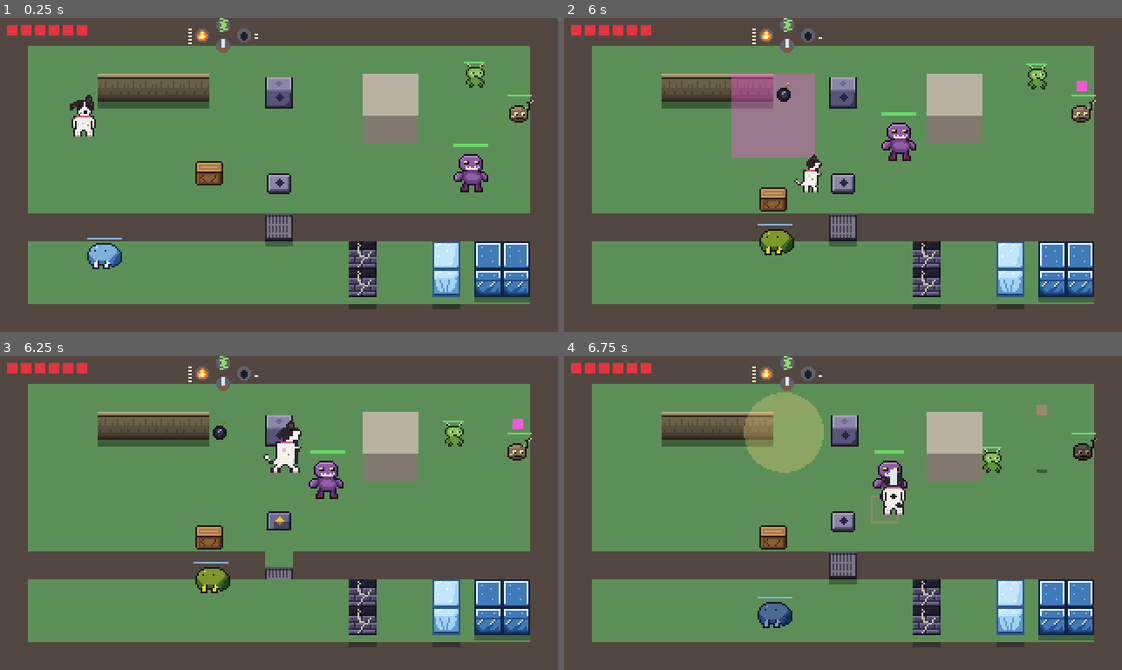
Above: before the commit, frames 1-4 (two rows, left to right).
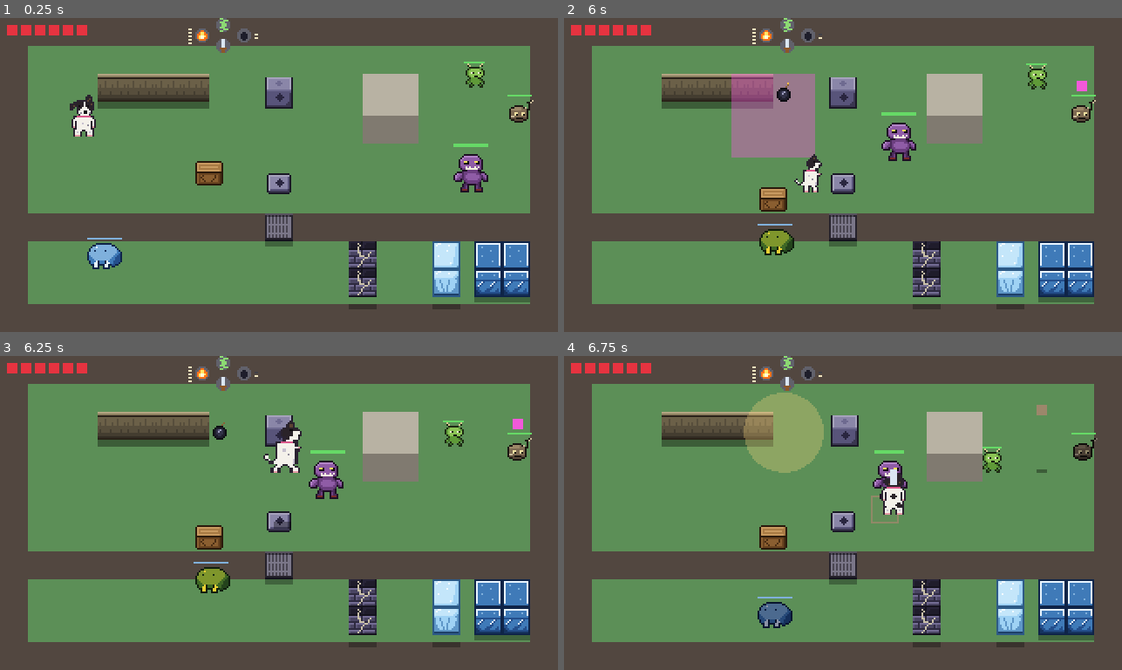
Above: after the commit, the same moments.

Repository: marcelozorza/Alttp2
Game: Godot game, scene res://world/test_room.tscn
The game is run twice, just before and just after one commit, with the same random seed, the same clock (stepped at 60 frames per second) and the same inputs. This scene is started directly instead of the project's main scene.
Inputs (mouse positions are in pixels of both pictures, inside the frame that each line leads up to):
- Up to frame 1 (0.25 s): no input
- Up to frame 2 (6 s): move the mouse to (965, 159) at 0.52 s; hold D (move_right) 0.53-1.28 s; tap J (attack) at 0.6, 3.6 s; click (965, 159) at 0.67 s; tap Space (jump) at 0.77, 1.52, 3.02, 3.77, 4.52 s; move the mouse to (731, 190) at 1.27 s; hold S (move_down) 1.28-2.03 s; tap Shift (lock_facing) at 1.35, 4.35 s; move the mouse to (898, 105) at 2.02 s; hold D (move_right) 2.03-2.78 s; tap L (use_bomb) at 2.1, 5.1 s; move the mouse to (815, 237) at 2.77 s; hold W (move_up) 2.78-3.53 s; tap K (use_fire) at 2.85, 5.85 s; click (815, 237) at 2.92 s; move the mouse to (1010, 222) at 3.52 s; hold A (move_left) 3.53-5.03 s; tap Escape (pause) at 4.15 s; move the mouse to (675, 127) at 4.27 s; move the mouse to (870, 175) at 5.02 s; hold S (move_down) 5.03-5.78 s; click (870, 175) at 5.17 s; move the mouse to (759, 96) at 5.77 s; hold D (move_right) from 5.78 s (still down)
- Up to frame 3 (6.25 s): keep holding D (move_right); tap Space (jump) at 6.02 s
- Up to frame 4 (6.75 s): move the mouse to (965, 497) at 6.52 s; release D (move_right) at 6.53 s; hold W (move_up) from 6.53 s (still down); tap J (attack) at 6.6 s

Frames 1-2 are identical in both runs. In frame 3, 0.6% of the frame differs, in the area x 47-53%, y 50-73%; in frame 4, nothing differs.

Commit message:
Revisão do código e verificação automática no GitHub
Correções da revisão completa:
- O menu de pausa não abre com o personagem sem vida, então a tela de
  derrota sempre aparece. Antes, pausar nos 0,9 s entre a queda e a tela
  deixava o personagem morto sem saída.
- A grade que fecha com alguém na passagem só volta a ser sólida quando a
  passagem esvazia, em vez de prender o corpo nas barras.
- O interruptor não conta o personagem no ar: pular por cima não abre e
  fecha a grade.
- No treino, as ferramentas iniciais entram sem o som de item.
- Os interruptores ficam numa camada própria (Switches), em vez de
  escaparem da limpeza dos efeitos do chão por exceção.
- DoorArt junta o tremor e a porta que afunda, antes copiados na porta
  trancada, na grade, nos bloqueios e na entrada do mundo. A grade passa a
  ser um Obstacle.
- Hit.factor e Hit.player_in_reach juntam a tabela de multiplicadores e a
  busca do personagem no bote, antes copiadas no inimigo e no chefe. A
  sentinela deixa de copiar o desenho do chefe: só troca as texturas.
- FloorSwitch.sync_gates junta a regra das grades, antes copiada na sala
  de teste.
- O conferidor não quebra com uma grade citada em BLOCKS e ausente do mapa,
  e guarda as casas de cada grade em vez de varrer o mapa a cada passada.

Verificação automática: .github/workflows/verificar.yml roda gdformat,
gdlint, o conferidor dos quatro capítulos e o teste de fumaça no Godot
4.7.2 a cada push e pull request. tools/run_smoke_test.sh roda o teste com
--fixed-fps 60, que avança o tempo sem esperar o relógio (10 s em vez de
10 min, mesmo resultado), e falha com SCRIPT ERROR, erro do motor ou teste
sem fim.

Co-Authored-By: Claude Fable 5.1 <noreply@anthropic.com>
Claude-Session: https://claude.ai/code/session_016s7NevSgZhoYUZ8ynYMumd

Diff:
--- a/combat/hit.gd
+++ b/combat/hit.gd
@@ -11,3 +11,38 @@
 ## Diz se o golpe é fogo, comum ou forte.
 static func is_fire(kind: Kind) -> bool:
 	return kind == Kind.FIRE or kind == Kind.STRONG_FIRE
+
+
+## Multiplicador de dano de um alvo para o tipo de golpe, a partir dos
+## multiplicadores dele. A onda de choque nunca fere inimigos.
+static func factor(kind: Kind, sword: int, fire: int, strong_fire: int, blast: int) -> int:
+	match kind:
+		Kind.FIRE:
+			return fire
+		Kind.STRONG_FIRE:
+			return strong_fire
+		Kind.BLAST:
+			return blast
+		Kind.SHOCKWAVE:
+			return 0
+	return sword
+
+
+## Personagem dentro da área de ataque de um corpo, ou null: a base do corpo
+## com uma margem de 2 px em volta. Serve para o bote dos inimigos e a
+## investida dos chefes.
+static func player_in_reach(
+	body: PhysicsBody2D, base: CollisionShape2D, reach: RectangleShape2D
+) -> Player:
+	var base_shape := base.shape as RectangleShape2D
+	reach.size = base_shape.size + Vector2(4.0, 4.0)
+	var query := PhysicsShapeQueryParameters2D.new()
+	query.shape = reach
+	query.transform = Transform2D(0.0, base.global_position)
+	var excluded: Array[RID] = [body.get_rid()]
+	query.exclude = excluded
+	for result: Dictionary in body.get_world_2d().direct_space_state.intersect_shape(query):
+		var target := result["collider"] as Player
+		if target:
+			return target
+	return null
--- a/enemies/boss.gd
+++ b/enemies/boss.gd
@@ -277,31 +277,14 @@
 ## Durante a investida, procura o personagem numa área um pouco maior que a
 ## base. Uma investida acerta no máximo uma vez.
 func _check_charge_hit() -> void:
-	var base_shape := _base.shape as RectangleShape2D
-	_hurt_shape.size = base_shape.size + Vector2(4.0, 4.0)
-	var query := PhysicsShapeQueryParameters2D.new()
-	query.shape = _hurt_shape
-	query.transform = Transform2D(0.0, _base.global_position)
-	var excluded: Array[RID] = [get_rid()]
-	query.exclude = excluded
-	for result: Dictionary in get_world_2d().direct_space_state.intersect_shape(query):
-		var target := result["collider"] as Player
-		if target:
-			target.take_hit(charge_damage, _charge_direction)
-			_charge_landed = true
+	var target := Hit.player_in_reach(self, _base, _hurt_shape)
+	if target:
+		target.take_hit(charge_damage, _charge_direction)
+		_charge_landed = true
 
 
 func _factor(kind: Hit.Kind) -> int:
-	match kind:
-		Hit.Kind.FIRE:
-			return fire_factor
-		Hit.Kind.STRONG_FIRE:
-			return strong_fire_factor
-		Hit.Kind.BLAST:
-			return blast_factor
-		Hit.Kind.SHOCKWAVE:
-			return 0
-	return sword_factor
+	return Hit.factor(kind, sword_factor, fire_factor, strong_fire_factor, blast_factor)
 
 
 ## Desenho da casca: de gelo comum, de gelo grosso ou de pedra.
--- a/enemies/enemy.gd
+++ b/enemies/enemy.gd
@@ -262,18 +262,10 @@
 ## Durante o bote, procura o personagem numa área um pouco maior que a base.
 ## Um bote acerta no máximo uma vez.
 func _check_lunge_hit() -> void:
-	var base_shape := _base.shape as RectangleShape2D
-	_hurt_shape.size = base_shape.size + Vector2(4.0, 4.0)
-	var query := PhysicsShapeQueryParameters2D.new()
-	query.shape = _hurt_shape
-	query.transform = Transform2D(0.0, _base.global_position)
-	var excluded: Array[RID] = [get_rid()]
-	query.exclude = excluded
-	for result: Dictionary in get_world_2d().direct_space_state.intersect_shape(query):
-		var target := result["collider"] as Player
-		if target:
-			target.take_hit(damage, _lunge_direction)
-			_lunge_landed = true
+	var target := Hit.player_in_reach(self, _base, _hurt_shape)
+	if target:
+		target.take_hit(damage, _lunge_direction)
+		_lunge_landed = true
 
 
 ## Joga só quem tem granada, depois da espera desde a última, longe o bastante
@@ -330,16 +322,7 @@
 
 
 func _factor(kind: Hit.Kind) -> int:
-	match kind:
-		Hit.Kind.FIRE:
-			return fire_factor
-		Hit.Kind.STRONG_FIRE:
-			return strong_fire_factor
-		Hit.Kind.BLAST:
-			return blast_factor
-		Hit.Kind.SHOCKWAVE:
-			return 0
-	return sword_factor
+	return Hit.factor(kind, sword_factor, fire_factor, strong_fire_factor, blast_factor)
 
 
 ## Amarelo piscando na preparação do bote e da granada, vermelho no bote, mais
--- a/enemies/sentinel.gd
+++ b/enemies/sentinel.gd
@@ -63,35 +63,16 @@
 		_frost = true
 
 
-## O desenho mostra a camada de fora: armadura, gelo ou núcleo quente. Amarelo
-## piscando no aviso de cada ataque, mais escuro parado depois de atacar, branco
-## ao levar dano e cinza quando o golpe não o afeta. Antes de a armadura voltar,
-## ela pisca por cima do núcleo.
-func _draw() -> void:
-	var now := Engine.get_physics_frames()
-	var elapsed := now - _state_tick
-	var tint := Color.WHITE
-	var shake := Vector2.ZERO
-	match _state:
-		State.SLAM_WINDUP, State.CHARGE_WINDUP:
-			var blink := posmod(elapsed, 8) < 4
-			shake = Vector2(1.0 if blink else -1.0, 0.0)
-			if blink:
-				tint = WINDUP_COLOR
-		State.SLAM_RECOVER, State.CHARGE_RECOVER:
-			tint = RECOVER_TINT
-	if now - _hit_tick < FLASH_TICKS:
-		tint = HIT_TINT
-	elif now - _immune_tick < FLASH_TICKS:
-		tint = IMMUNE_COLOR
-	var texture := ARMOR_TEXTURE
-	if not _shell:
-		texture = FROST_TEXTURE if _frost else HOT_CORE_TEXTURE
-		var regrow_in := GameMath.ticks(shell_regrow_time) - (now - _shell_break_tick)
-		if regrow_in <= GameMath.ticks(REGROW_WARNING_TIME) and posmod(regrow_in, 8) < 4:
-			texture = ARMOR_TEXTURE
-	draw_texture(texture, TEXTURE_OFFSET + shake, tint)
-	var width := float(texture.get_width())
-	var bar_width := width * float(maxi(health, 0)) / max_health
-	var bar_position := TEXTURE_OFFSET + shake + Vector2(0.0, -4.0)
-	draw_rect(Rect2(bar_position, Vector2(bar_width, 2.0)), HEALTH_COLOR)
+## O desenho mostra a camada de fora: a armadura enquanto fechada, e por
+## baixo o gelo ou o núcleo quente. O resto do desenho (avisos, dano, a
+## armadura piscando antes de voltar) é o do chefe comum.
+func _shell_texture() -> Texture2D:
+	return ARMOR_TEXTURE
+
+
+func _core_texture() -> Texture2D:
+	return FROST_TEXTURE if _frost else HOT_CORE_TEXTURE
+
+
+func _texture_offset(_texture: Texture2D) -> Vector2:
+	return TEXTURE_OFFSET
--- a/objects/floor_switch.gd
+++ b/objects/floor_switch.gd
@@ -5,8 +5,8 @@
 ## bloco pesado para em cima dele: o bloco trava no lugar e o losango acende.
 ## É o mecanismo do bloco pesado sobre o interruptor.
 ##
-## A origem fica no centro da casa. Ele fica na camada dos efeitos do chão
-## (FloorEffects), acima do chão e abaixo dos objetos.
+## A origem fica no centro da casa. Ele fica numa camada própria (Switches),
+## acima do chão e abaixo dos objetos. Pular por cima não o pressiona.
 
 signal changed(pressed: bool)
 
@@ -35,7 +35,7 @@
 	var now_pressed := false
 	for body: Node2D in get_overlapping_bodies():
 		if body is Player:
-			now_pressed = true
+			now_pressed = now_pressed or not (body as Player).is_airborne()
 		elif body is HeavyBlock:
 			var block := body as HeavyBlock
 			var seat := global_position + BLOCK_OFFSET
@@ -52,3 +52,13 @@
 
 func _draw() -> void:
 	draw_texture(PRESSED_TEXTURE if pressed else TEXTURE, Vector2(-8.0, -8.0))
+
+
+## As grades de uma sala abrem enquanto algum interruptor dela está
+## pressionado. Recebe os interruptores e as grades da sala.
+static func sync_gates(switches: Array, gates: Array) -> void:
+	var any_pressed := false
+	for switch: FloorSwitch in switches:
+		any_pressed = any_pressed or switch.pressed
+	for gate: SwitchDoor in gates:
+		gate.set_open(any_pressed)
--- /dev/null
+++ b/obstacles/door_art.gd
@@ -0,0 +1,33 @@
+class_name DoorArt
+## Desenho compartilhado das portas e dos bloqueios: o tremor do golpe errado
+## e a porta que afunda no chão casa por casa, usados pela porta trancada, pela
+## grade e pelos bloqueios de parede.
+
+## Ticks em que um bloqueio treme ao receber um golpe que não o afeta.
+const SHAKE_TICKS := 8
+
+
+## Deslocamento do tremor, contado do tick do golpe. Zero depois do tremor.
+static func shake_offset(shake_tick: int) -> Vector2:
+	var elapsed := Engine.get_physics_frames() - shake_tick
+	if elapsed < 0 or elapsed >= SHAKE_TICKS:
+		return Vector2.ZERO
+	return Vector2(1.0 if posmod(elapsed, 4) < 2 else -1.0, 0.0)
+
+
+## Desenha a textura de uma casa repetida por toda a área, mostrando só a
+## fração de cima dada por height, de 0 a 1, como se o resto estivesse
+## afundado no chão.
+static func draw_sunk(
+	canvas: CanvasItem, texture: Texture2D, size: Vector2, height: float, offset: Vector2
+) -> void:
+	if height <= 0.0:
+		return
+	var tile := float(ChapterMap.TILE)
+	var visible_height := tile * minf(height, 1.0)
+	var source := Rect2(0.0, 0.0, tile, visible_height)
+	for y: int in int(size.y / tile):
+		for x: int in int(size.x / tile):
+			var cell := Vector2(x, y) * tile + offset
+			var target := Rect2(cell + Vector2(0.0, tile - visible_height), source.size)
+			canvas.draw_texture_rect_region(texture, target, source)
--- a/obstacles/locked_door.gd
+++ b/obstacles/locked_door.gd
@@ -9,7 +9,6 @@
 ## A origem fica no canto superior esquerdo. O construtor do mapa define o
 ## tamanho antes de adicionar a porta à cena.
 
-const SHAKE_TICKS := 8
 ## Ticks entre duas tremidas, para a porta não tremer sem parar com o
 ## personagem encostado.
 const SHAKE_COOLDOWN_TICKS := 30
@@ -56,7 +55,7 @@
 			var player := body as Player
 			if player:
 				_try_open(player, now)
-	var shaking := now - _shake_tick <= SHAKE_TICKS
+	var shaking := now - _shake_tick <= DoorArt.SHAKE_TICKS
 	if shaking or (opened and now - _open_tick <= OPEN_TICKS):
 		queue_redraw()
 
@@ -85,15 +84,4 @@
 		sink = 1.0 - float(Engine.get_physics_frames() - _open_tick) / OPEN_TICKS
 		if sink <= 0.0:
 			return
-	var offset := Vector2.ZERO
-	var elapsed := Engine.get_physics_frames() - _shake_tick
-	if elapsed < SHAKE_TICKS:
-		offset.x = 1.0 if posmod(elapsed, 4) < 2 else -1.0
-	var tile := float(ChapterMap.TILE)
-	for y: int in int(size.y / tile):
-		for x: int in int(size.x / tile):
-			var cell := Vector2(x, y) * tile + offset
-			var visible_height := tile * sink
-			var source := Rect2(0.0, 0.0, tile, visible_height)
-			var target := Rect2(cell + Vector2(0.0, tile - visible_height), source.size)
-			draw_texture_rect_region(texture, target, source)
+	DoorArt.draw_sunk(self, texture, size, sink, DoorArt.shake_offset(_shake_tick))
--- a/obstacles/obstacle.gd
+++ b/obstacles/obstacle.gd
@@ -7,8 +7,6 @@
 ## tamanho antes de adicionar o bloqueio à cena. Como as paredes, o bloqueio
 ## projeta uma sombra curta no chão ao sul.
 
-## Ticks em que o bloqueio treme ao receber um golpe que não o afeta.
-const SHAKE_TICKS := 8
 ## Ticks de animação depois que o bloqueio é removido.
 const CLEAR_ANIMATION_TICKS := 30
 ## Sombra no chão ao sul, a mesma das paredes.
@@ -52,7 +50,7 @@
 	if cleared and not _opened and _ticks_since_clear() >= _open_delay():
 		_opened = true
 		_shape.set_deferred("disabled", true)
-	var shaking := Engine.get_physics_frames() - _shake_tick <= SHAKE_TICKS
+	var shaking := Engine.get_physics_frames() - _shake_tick <= DoorArt.SHAKE_TICKS
 	if shaking or (cleared and _ticks_since_clear() <= CLEAR_ANIMATION_TICKS):
 		queue_redraw()
 
@@ -74,10 +72,7 @@
 
 ## Deslocamento do tremor, para os desenhos das subclasses.
 func _shake_offset() -> Vector2:
-	var elapsed := Engine.get_physics_frames() - _shake_tick
-	if elapsed >= SHAKE_TICKS:
-		return Vector2.ZERO
-	return Vector2(1.0 if posmod(elapsed, 4) < 2 else -1.0, 0.0)
+	return DoorArt.shake_offset(_shake_tick)
 
 
 func _ticks_since_clear() -> int:
--- a/obstacles/switch_door.gd
+++ b/obstacles/switch_door.gd
@@ -1,35 +1,22 @@
 class_name SwitchDoor
-extends StaticBody2D
+extends Obstacle
 ## Grade de ferro. Nenhuma ferramenta a abre: qualquer golpe só a faz tremer.
 ## Ela abre enquanto um interruptor da mesma sala estiver pressionado, e de
 ## vez quando um bloco pesado trava num interruptor. Ao abrir, afunda no chão
-## como a porta trancada, e ao fechar volta a subir.
+## como a porta trancada, e ao fechar volta a subir. Fechando com alguém na
+## passagem, ela só volta a ser sólida quando a passagem esvazia, para não
+## prender ninguém dentro das barras.
 ##
 ## A origem fica no canto superior esquerdo. O construtor do mapa define o
 ## tamanho antes de adicionar a grade à cena.
 
 const TEXTURE := preload("res://art/gate_door.svg")
-const SHAKE_TICKS := 8
 const MOVE_TICKS := 12
-const SHADOW_COLOR := Color(0.0, 0.0, 0.0, 0.3)
-const SHADOW_HEIGHT := 3.0
-
-## Tamanho em pixels.
-@export var size := Vector2(16.0, 16.0)
 
 var open := false
 
-var _shape := CollisionShape2D.new()
 var _move_tick := -1000
-var _shake_tick := -1000
-
-
-func _ready() -> void:
-	var rectangle := RectangleShape2D.new()
-	rectangle.size = size
-	_shape.shape = rectangle
-	_shape.position = size / 2.0
-	add_child(_shape)
+var _closing := false
 
 
 func set_open(value: bool) -> void:
@@ -37,43 +24,49 @@
 		return
 	open = value
 	_move_tick = Engine.get_physics_frames()
-	_shape.set_deferred("disabled", open)
+	_closing = not open
+	if open:
+		_shape.set_deferred("disabled", true)
 	Sfx.play(&"door_unlock" if open else &"bump")
 	queue_redraw()
 
 
-## Golpes não afetam a grade: ela só treme.
-func take_hit(_amount: int, _direction: Vector2, _kind := Hit.Kind.SWORD) -> void:
+## Aberta, a grade não reage a golpes. Fechada, só treme, como todo bloqueio
+## com o golpe errado.
+func take_hit(amount: int, direction: Vector2, kind := Hit.Kind.SWORD) -> void:
 	if open:
 		return
-	_shake_tick = Engine.get_physics_frames()
-	Sfx.play(&"deny")
-	queue_redraw()
+	super(amount, direction, kind)
 
 
-func _physics_process(_delta: float) -> void:
-	var now := Engine.get_physics_frames()
-	if now - _shake_tick <= SHAKE_TICKS or now - _move_tick <= MOVE_TICKS:
+func _physics_process(delta: float) -> void:
+	super(delta)
+	if _closing and not _occupied():
+		_closing = false
+		_shape.disabled = false
+	if Engine.get_physics_frames() - _move_tick <= MOVE_TICKS:
 		queue_redraw()
+
+
+## Nenhum golpe abre a grade.
+func _opens_with(_kind: Hit.Kind) -> bool:
+	return false
+
+
+## Diz se algum corpo está na passagem da grade.
+func _occupied() -> bool:
+	var query := PhysicsShapeQueryParameters2D.new()
+	query.shape = _shape.shape
+	query.transform = Transform2D(0.0, global_position + size / 2.0)
+	var excluded: Array[RID] = [get_rid()]
+	query.exclude = excluded
+	return not get_world_2d().direct_space_state.intersect_shape(query, 1).is_empty()
 
 
 ## Desenha a grade casa por casa. Aberta, ela fica afundada no chão.
 func _draw() -> void:
 	var progress := minf(float(Engine.get_physics_frames() - _move_tick) / MOVE_TICKS, 1.0)
 	var height := 1.0 - progress if open else progress
-	if height <= 0.0:
-		return
 	if height >= 1.0:
-		draw_rect(Rect2(Vector2(0.0, size.y), Vector2(size.x, SHADOW_HEIGHT)), SHADOW_COLOR)
-	var offset := Vector2.ZERO
-	var elapsed := Engine.get_physics_frames() - _shake_tick
-	if elapsed < SHAKE_TICKS:
-		offset.x = 1.0 if posmod(elapsed, 4) < 2 else -1.0
-	var tile := float(ChapterMap.TILE)
-	for y: int in int(size.y / tile):
-		for x: int in int(size.x / tile):
-			var cell := Vector2(x, y) * tile + offset
-			var visible_height := tile * height
-			var source := Rect2(0.0, 0.0, tile, visible_height)
-			var target := Rect2(cell + Vector2(0.0, tile - visible_height), source.size)
-			draw_texture_rect_region(TEXTURE, target, source)
+		_draw_shadow()
+	DoorArt.draw_sunk(self, TEXTURE, size, height, _shake_offset())
--- a/player/player.gd
+++ b/player/player.gd
@@ -328,6 +328,11 @@
 	return _z > 0.0 or _z_velocity > 0.0
 
 
+## Sem vida, caído, à espera da tela de derrota.
+func is_dead() -> bool:
+	return _state == State.DEAD
+
+
 ## Recebe a batida de outro corpo. Uma batida forte arremessa o personagem,
 ## a menos que ele esteja caído, caso em que só muda de embalo.
 func add_impact_velocity(delta_velocity: Vector2) -> void:
--- a/tools/smoke_test.gd
+++ b/tools/smoke_test.gd
@@ -2,7 +2,15 @@
 ## Teste de fumaça, rodado pelo Godot sem tela:
 ##
 ##     godot --headless --path . --import
-##     godot --headless --path . res://tools/smoke_test.tscn
+##     godot --headless --fixed-fps 60 --path . res://tools/smoke_test.tscn
+##
+## Ou, com as mesmas conferências de erro que o GitHub faz a cada push:
+##
+##     sh tools/run_smoke_test.sh [caminho do godot]
+##
+## O --fixed-fps 60 avança o tempo do jogo sem esperar o relógio: o teste
+## leva uns 10 s em vez de 10 min, com o mesmo resultado, porque tudo roda
+## em ticks de física.
 ##
 ## Roda como cena, e não com -s, porque só assim os autoloads Music e Sfx
 ## existem. O teste fica na raiz e põe outro nó como cena atual, para que as
--- a/ui/pause_menu.gd
+++ b/ui/pause_menu.gd
@@ -6,7 +6,8 @@
 ## capítulo. No mundo e na sala de teste, sair leva ao menu de título.
 ##
 ## Não abre enquanto outra tela, como a de fim ou a de derrota, estiver com o
-## jogo parado.
+## jogo parado, nem com o personagem sem vida, para a tela de derrota poder
+## aparecer.
 
 ## Texto do botão de sair.
 @export var exit_text := "Sair do capítulo"
@@ -33,7 +34,7 @@
 		return
 	if visible:
 		resume()
-	elif not get_tree().paused:
+	elif not get_tree().paused and not _player_is_dead():
 		open()
 
 
@@ -42,6 +43,11 @@
 	visible = true
 	Sfx.play(&"menu_confirm")
 	_buttons[0].grab_focus()
+
+
+func _player_is_dead() -> bool:
+	var player := get_tree().get_first_node_in_group("player") as Player
+	return player != null and player.is_dead()
 
 
 func resume() -> void:
--- a/world/chapter/chapter.gd
+++ b/world/chapter/chapter.gd
@@ -89,6 +89,7 @@
 @onready var _map_view: MapView = $MapView
 @onready var _walls: StaticBody2D = $Walls
 @onready var _obstacles: Node2D = $Obstacles
+@onready var _switches: Node2D = $Switches
 @onready var _floor_effects: Node2D = $FloorEffects
 @onready var _objects: Node2D = $Objects
 @onready var _camera: Camera2D = $Camera
@@ -113,8 +114,10 @@
 			if Progress.was_opened(data.number, chest.location_id):
 				chest.open_silently()
 	else:
+		var tools := 0
 		for id: int in data.starting_tools:
-			_player.give_item(id)
+			tools |= Item.bit(id)
+		_player.restore(tools, _player.max_health)
 	_player.respawned.connect(_on_player_respawned)
 	_camera.make_current()
 	_enter_room(_room_of(_player.global_position))
@@ -188,7 +191,7 @@
 		switch.position = center
 		var room := _room_of_cell(cell)
 		switch.changed.connect(_on_switch_changed.bind(room))
-		_floor_effects.add_child(switch)
+		_switches.add_child(switch)
 		var switches: Array = _room_switches.get(room, [])
 		switches.append(switch)
 		_room_switches[room] = switches
@@ -245,11 +248,7 @@
 ## As grades de uma sala abrem enquanto algum interruptor dela está
 ## pressionado.
 func _on_switch_changed(_pressed: bool, room: Rect2i) -> void:
-	var any_pressed := false
-	for switch: FloorSwitch in _room_switches.get(room, []):
-		any_pressed = any_pressed or switch.pressed
-	for gate: SwitchDoor in _room_gates.get(room, []):
-		gate.set_open(any_pressed)
+	FloorSwitch.sync_gates(_room_switches.get(room, []), _room_gates.get(room, []))
 
 
 func _register(actor: Node, cell: Vector2i) -> void:
@@ -277,11 +276,10 @@
 		actor.call("set_active", active)
 
 
-## Apaga as marcas no chão, como a área da granada. Os interruptores ficam.
+## Apaga as marcas no chão, como a área da granada.
 func _clear_floor_effects() -> void:
 	for effect: Node in _floor_effects.get_children():
-		if not effect is FloorSwitch:
-			effect.queue_free()
+		effect.queue_free()
 
 
 func _on_player_respawned() -> void:
--- a/world/chapter/chapter.tscn
+++ b/world/chapter/chapter.tscn
@@ -16,6 +16,8 @@
 [node name="Walls" type="StaticBody2D" parent="."]
 
 [node name="Obstacles" type="Node2D" parent="."]
+
+[node name="Switches" type="Node2D" parent="."]
 
 [node name="FloorEffects" type="Node2D" parent="." groups=["floor_effects"]]
 
--- a/world/overworld/entrance.gd
+++ b/world/overworld/entrance.gd
@@ -19,7 +19,6 @@
 ## Quanto o desenho sobe acima da origem.
 const ART_ABOVE := 8.0
 const GATE_OFFSET := Vector2(10.0, 7.0)
-const SHAKE_TICKS := 8
 const SHAKE_COOLDOWN_TICKS := 30
 const TOUCH_MARGIN := 2.0
 
@@ -55,7 +54,7 @@
 		for body: Node2D in _touch.get_overlapping_bodies():
 			if body is Player:
 				_touched(now)
-	if now - _shake_tick <= SHAKE_TICKS or mode == Mode.DONE:
+	if now - _shake_tick <= DoorArt.SHAKE_TICKS or mode == Mode.DONE:
 		queue_redraw()
 
 
@@ -76,10 +75,7 @@
 
 
 func _draw() -> void:
-	var offset := Vector2(0.0, -ART_ABOVE)
-	var elapsed := Engine.get_physics_frames() - _shake_tick
-	if elapsed < SHAKE_TICKS:
-		offset.x = 1.0 if posmod(elapsed, 4) < 2 else -1.0
+	var offset := Vector2(0.0, -ART_ABOVE) + DoorArt.shake_offset(_shake_tick)
 	draw_texture(TEXTURE, offset)
 	if mode == Mode.LOCKED:
 		draw_texture(GATE_TEXTURE, offset + GATE_OFFSET)
--- a/world/test_room.gd
+++ b/world/test_room.gd
@@ -9,17 +9,14 @@
 
 
 func _ready() -> void:
-	for node: Node in $FloorEffects.get_children():
+	for node: Node in $Switches.get_children():
 		if node is FloorSwitch:
 			(node as FloorSwitch).changed.connect(_on_switch_changed)
 
 
-## A grade abre enquanto algum interruptor da sala estiver pressionado.
 func _on_switch_changed(_pressed: bool) -> void:
-	var any_pressed := false
-	for node: Node in $FloorEffects.get_children():
-		if node is FloorSwitch and (node as FloorSwitch).pressed:
-			any_pressed = true
+	var gates: Array = []
 	for node: Node in $Obstacles.get_children():
 		if node is SwitchDoor:
-			(node as SwitchDoor).set_open(any_pressed)
+			gates.append(node)
+	FloorSwitch.sync_gates($Switches.get_children(), gates)
--- a/world/test_room.tscn
+++ b/world/test_room.tscn
@@ -135,10 +135,12 @@
 position = Vector2(152, 112)
 size = Vector2(16, 16)
 
+[node name="Switches" type="Node2D" parent="."]
+
+[node name="FloorSwitch" parent="Switches" instance=ExtResource("16_floor_switch")]
+position = Vector2(160, 96)
+
 [node name="FloorEffects" type="Node2D" parent="." groups=["floor_effects"]]
-
-[node name="FloorSwitch" parent="FloorEffects" instance=ExtResource("16_floor_switch")]
-position = Vector2(160, 96)
 
 [node name="Objects" type="Node2D" parent="."]
 y_sort_enabled = true
Not shown, changed: docs/design.md
Not shown, added: tools/run_smoke_test.sh
